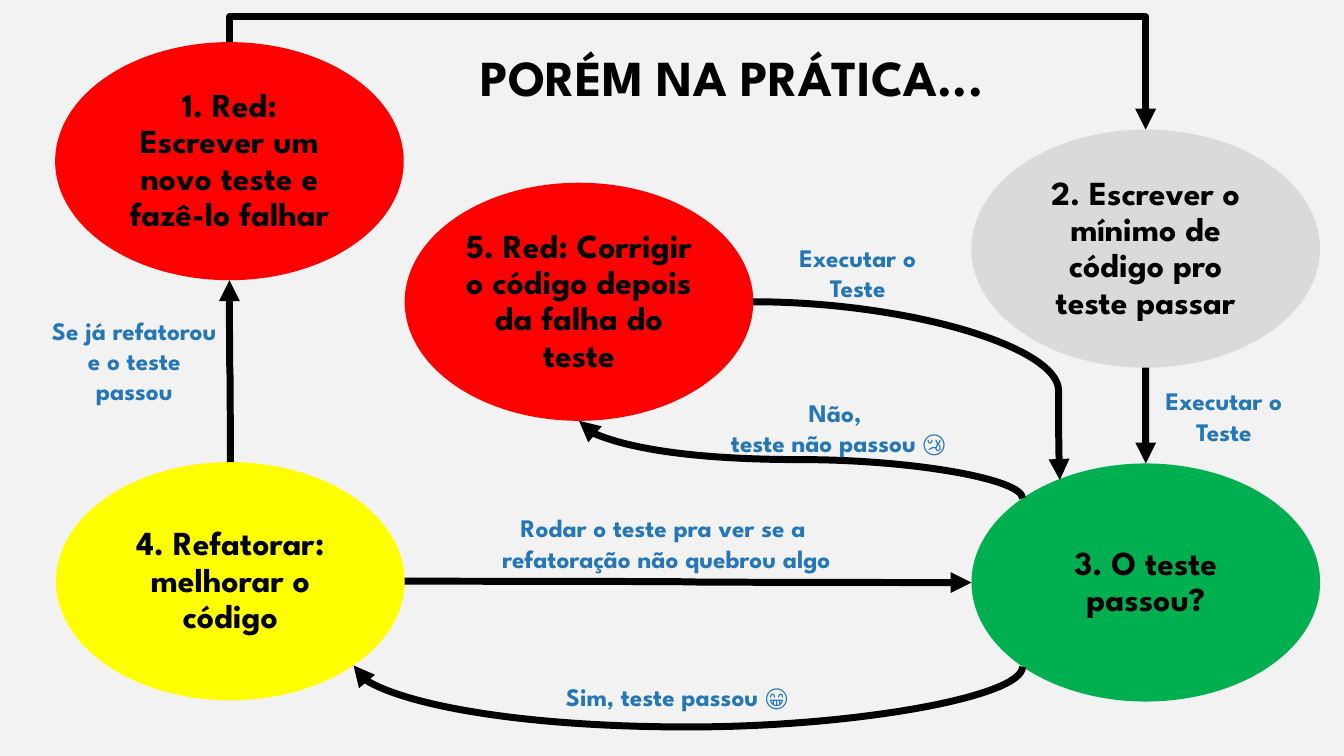
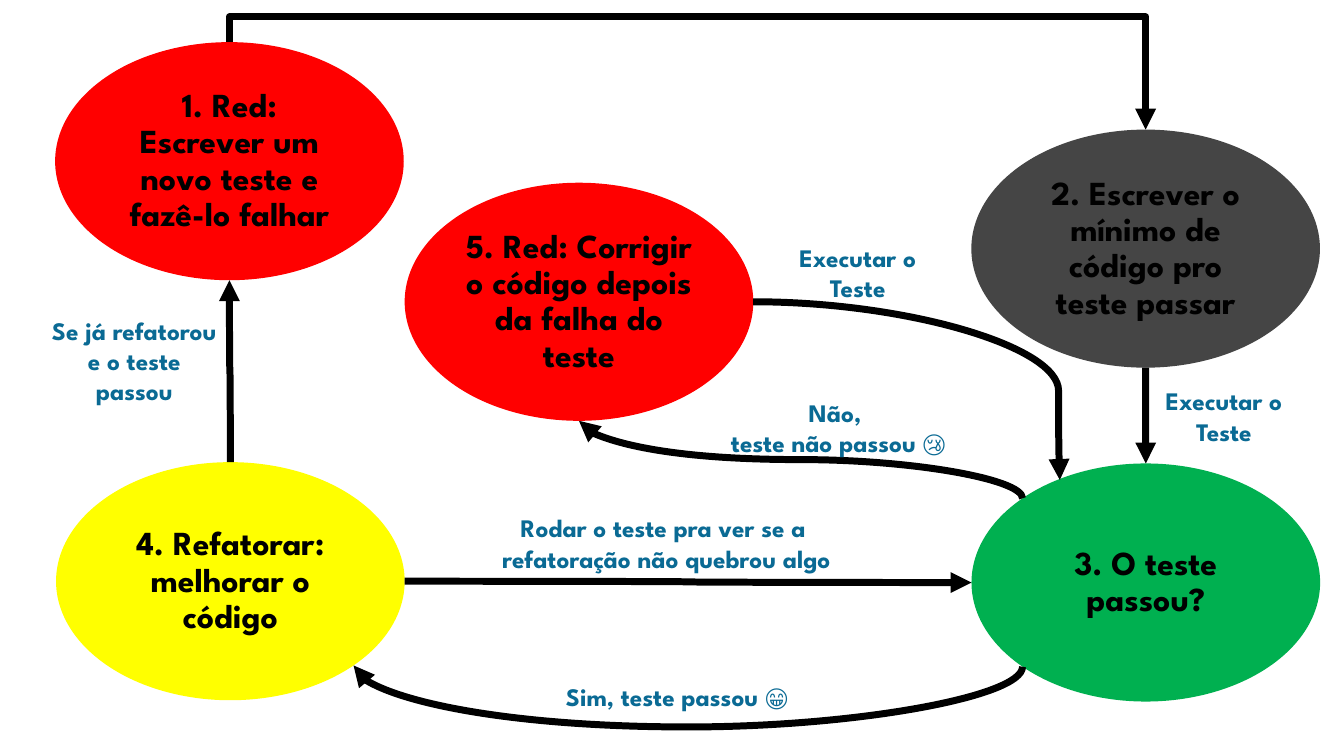
Before and after one commit to iftopalmas/testes-de-software, a slide deck: slide 28 of projects/01-introducao-tdd/tdd.pptx. Drawn at 1344x756 pixels with LibreOffice and Linux fonts; fonts in the diff are those of the drawing. Boxes give left, top, right and bottom in pixels: in the first picture for what was removed or moved away, otherwise in the second. Text is boxed around its words. In the diff, an @@ line names an element or a change of style, - is before the commit and + after.

```diff
--- a/projects/01-introducao-tdd/tdd.pptx
+++ b/projects/01-introducao-tdd/tdd.pptx
@@ background #F2F2F2 to #FFFFFF @@
@@ title removed at bbox=[481, 51, 983, 97] @@
-PORÉM NA PRÁTICA...
@@ ellipse at bbox=[972, 130, 1321, 368]: fill #DADADA to #454545 @@
@@ text colour #2476B9 to #0A6B94 in 6 elements at bbox=[566, 689, 758, 712], bbox=[502, 519, 831, 574], bbox=[731, 405, 916, 461], bbox=[1166, 393, 1282, 442], bbox=[52, 322, 217, 406], bbox=[799, 250, 916, 306] @@
```
Also in this commit, not shown: 31 other slides changed, 1 slide added, 1 other file.
